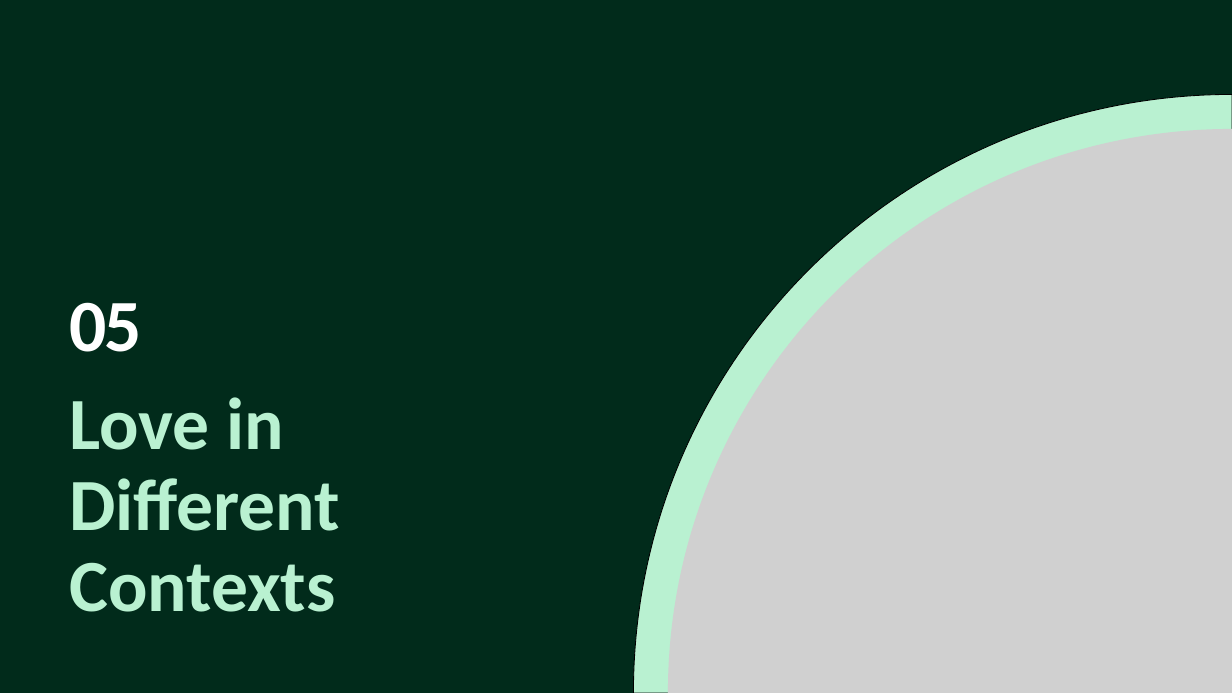
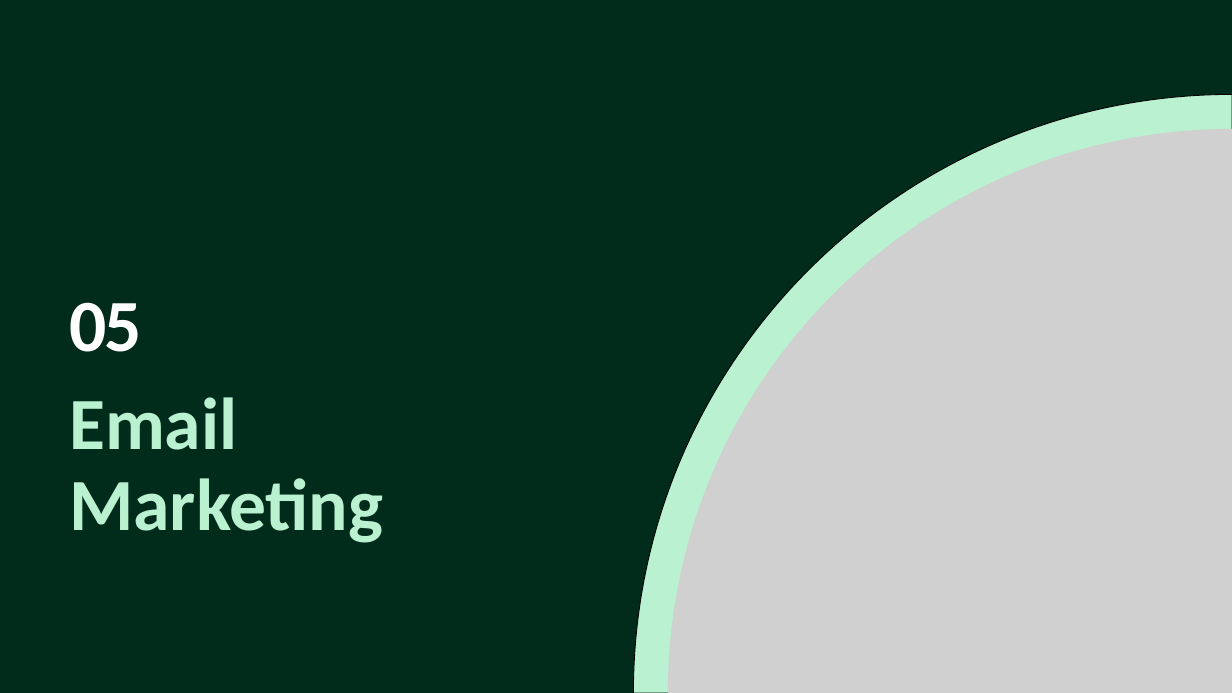
Before and after one commit to Manpreet1710/ppt-maker, a slide deck: slide 16 of output_ppt.pptx. Drawn at 1232x693 pixels with LibreOffice and Linux fonts; fonts in the diff are those of the drawing; grey boxes stand for pictures. Boxes give left, top, right and bottom in pixels: in the first picture for what was removed or moved away, otherwise in the second. Text is boxed around its words. In the diff, an @@ line names an element or a change of style, - is before the commit and + after.

```diff
--- a/output_ppt.pptx
+++ b/output_ppt.pptx
@@ text at (69, 397, 383, 543): text changed @@
-Love in Different Contexts
+Email Marketing
```
Also in this commit, not shown: 6 other slides changed, 13 slides added, 13 slides removed, 7 other files.
